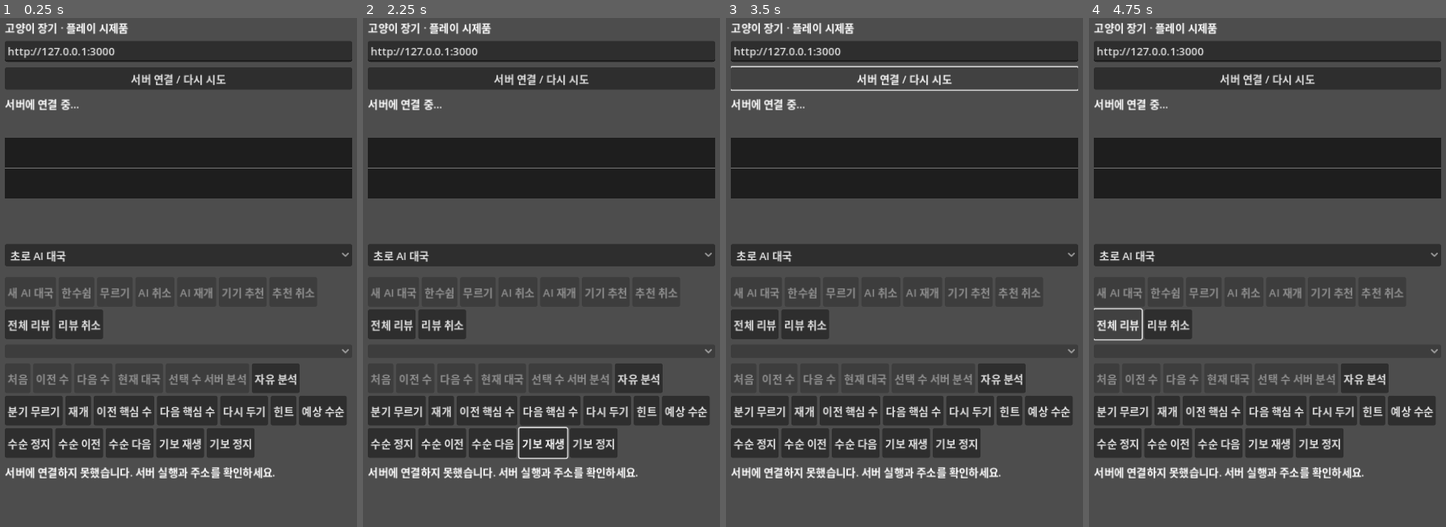
Above: before the commit, frames 1-4 (left to right).
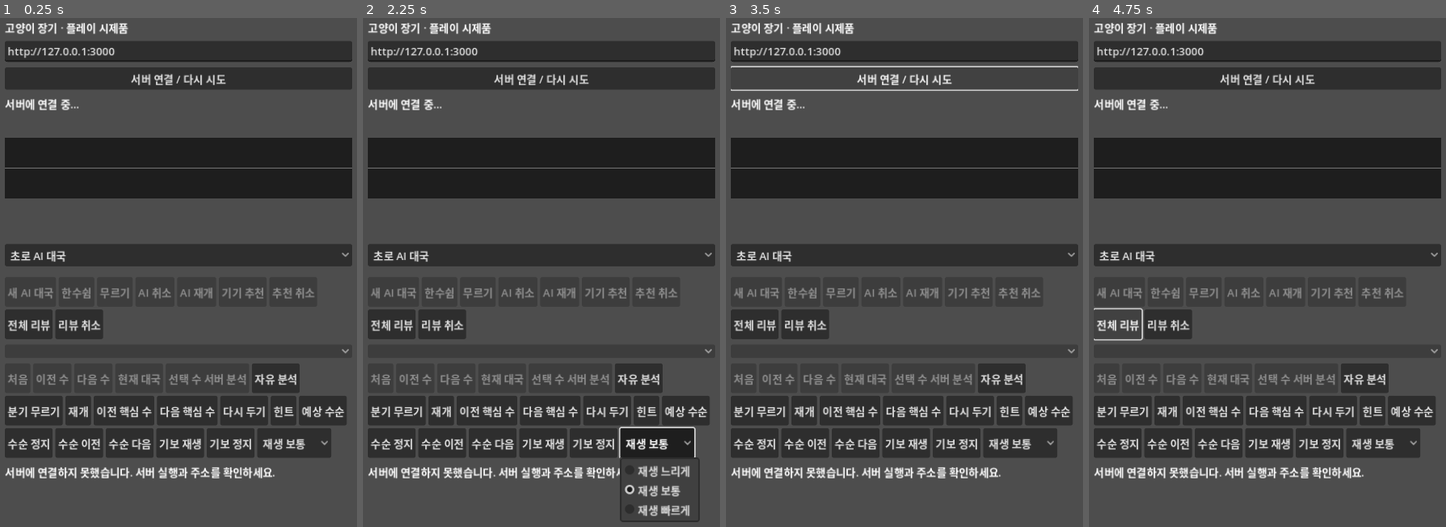
Above: after the commit, the same moments.

Repository: YU-Kangg/janggiAI
Game: Godot game, scene res://main.tscn
Same seed, same stepped clock (60 frames per second), same inputs: the game is played once before the commit and once after it.
Inputs (mouse positions are in pixels of both pictures, inside the frame that each line leads up to):
- Up to frame 1 (0.25 s): no input
- Up to frame 2 (2.25 s): click "예상 수순" at 0.5 s; click "기보 재생" at 1.25 s; click (655, 440) at 2 s, where only the run after the commit has a clickable "재생 보통"
- Up to frame 3 (3.5 s): click "서버 연결 / 다시 시도" at 2.75 s
- Up to frame 4 (4.75 s): click "초로 AI 대국" at 3.5 s; click "전체 리뷰" at 4.25 s

The runs differ from the first frame. In frame 1, 1.1% of the frame differs, in the area x 72-93%, y 80-87%; in frame 2, 2.3%, in the area x 43-95%, y 80-100%; in frame 3, 1.1%; in frame 4, 1.1%.

Commit message:
feat(review): 재생 속도 선택 추가

Diff:
--- a/godot/main.gd
+++ b/godot/main.gd
@@ -60,6 +60,7 @@
 var game_review_stop_button := Button.new()
 var game_review_generation := 0
 var game_review_playing := false
+var playback_speed := OptionButton.new()
 var device_engine = LocalEngine.new()
 var device_recommend := Button.new()
 var device_cancel := Button.new()
@@ -204,6 +205,11 @@
 	game_review_stop_button.custom_minimum_size.y = 44
 	game_review_stop_button.pressed.connect(stop_game_review)
 	navigation.add_child(game_review_stop_button)
+	playback_speed.add_item("재생 느리게")
+	playback_speed.add_item("재생 보통")
+	playback_speed.add_item("재생 빠르게")
+	playback_speed.select(1)
+	navigation.add_child(playback_speed)
 	message.autowrap_mode = TextServer.AUTOWRAP_WORD_SMART
 	column.add_child(message)
 	new_game_dialog.dialog_text = "공유 중인 현재 대국을 지우고 새 AI 대국을 시작할까요?"
@@ -592,7 +598,7 @@
 		message.text = "엔진 예상 수순 재생 · %d/%d" % [index, fens.size() - 1]
 		render_board()
 		if index < fens.size() - 1:
-			await get_tree().create_timer(0.55).timeout
+			await get_tree().create_timer(playback_delay()).timeout
 	if generation == prediction_generation:
 		prediction_playing = false
 		render_board()
@@ -646,7 +652,7 @@
 		message.text = "기보 재생 · %d/%d수" % [ply, state.moves.size()]
 		render_board()
 		if ply < state.moves.size():
-			await get_tree().create_timer(0.55).timeout
+			await get_tree().create_timer(playback_delay()).timeout
 	if generation == game_review_generation:
 		game_review_playing = false
 		render_board()
@@ -658,6 +664,15 @@
 	game_review_playing = false
 	message.text = "기보 재생 정지 · %d/%d수" % [view_ply(), state.moves.size()]
 	render_board()
+
+func playback_delay() -> float:
+	match playback_speed.selected:
+		0:
+			return 1.0
+		2:
+			return 0.25
+		_:
+			return 0.55
 
 func play_review_analysis(payload: Dictionary) -> void:
 	analysis_generation += 1
--- a/godot/smoke.gd
+++ b/godot/smoke.gd
@@ -104,12 +104,14 @@
 	var stopped_prediction_index: int = app.prediction_index
 	await create_timer(0.6).timeout
 	check(not app.prediction_playing and app.prediction_index == stopped_prediction_index and app.message.text.contains("수순 정지"), "prediction manual stop")
+	app.playback_speed.select(2)
+	check(app.playback_delay() == 0.25, "shared fast playback speed")
 	app.step_prediction(1)
 	check(app.prediction_index == 1 and app.analysis_preview.fen == app.review_analysis.prediction.fens[1], "prediction manual next")
 	app.step_prediction(-1)
 	check(app.prediction_index == 0 and app.analysis_preview.fen == app.review_analysis.prediction.fens[0], "prediction manual previous")
 	app.play_prediction()
-	await create_timer(0.65).timeout
+	await create_timer(0.35).timeout
 	check(app.prediction_index >= 1 and app.message.text.contains("예상 수순"), "prediction auto playback")
 	var retry_move: String = app.review_analysis.recommendedMove
 	app.start_retry()
Not shown, changed: PROGRESS.md
